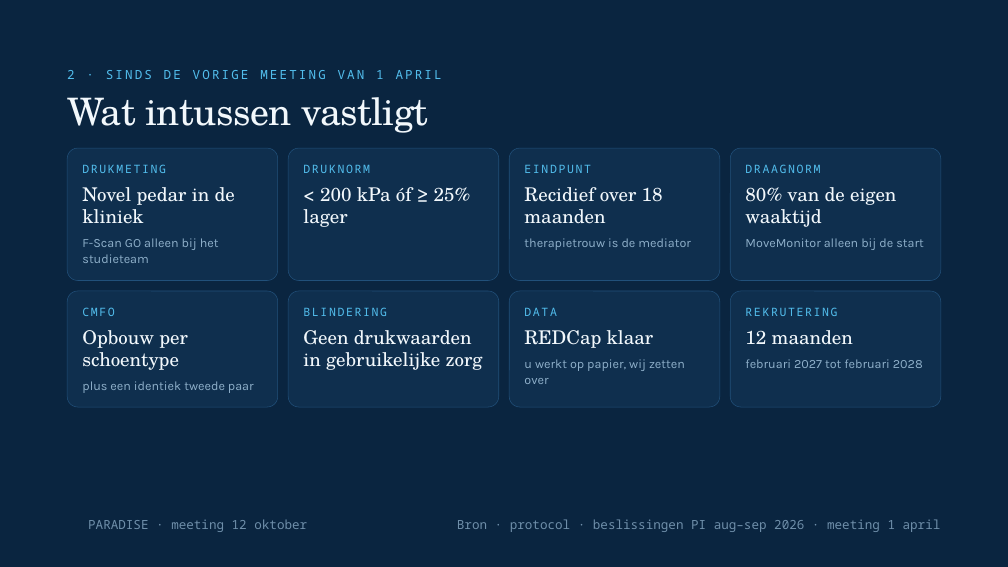
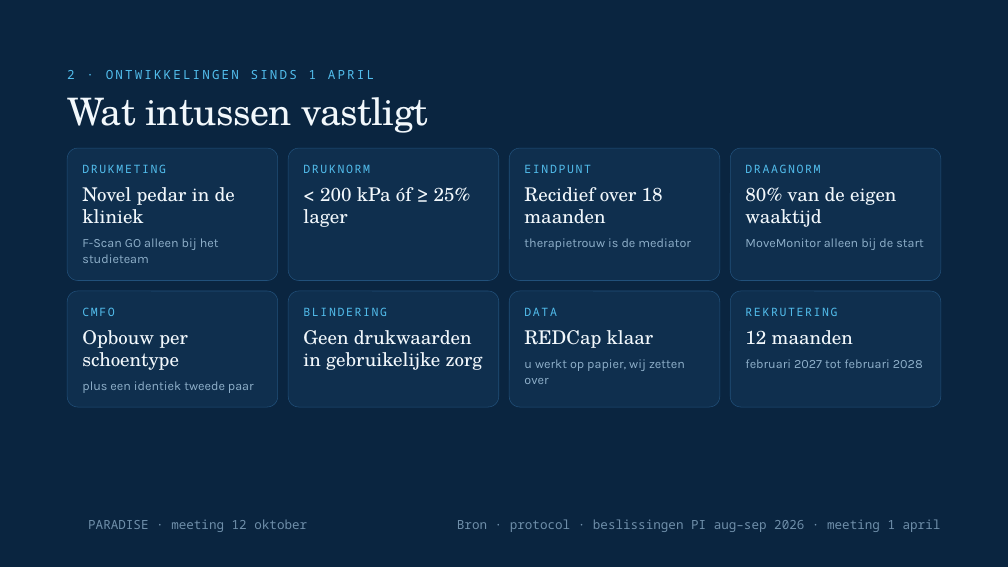
Before and after one commit to Dellfs/paradise-project, a slide deck: slide 7 of PARADISE_presentatie/webdecks/PARADISE_voetklinieken_12okt.pptx. Drawn at 1008x567 pixels with LibreOffice and Linux fonts; fonts in the diff are those of the drawing; background and template pictures are left out. Boxes give left, top, right and bottom in pixels: in the first picture for what was removed or moved away, otherwise in the second. Text is boxed around its words. In the diff, an @@ line names an element or a change of style, - is before the commit and + after.

```diff
--- a/PARADISE_presentatie/webdecks/PARADISE_voetklinieken_12okt.pptx
+++ b/PARADISE_presentatie/webdecks/PARADISE_voetklinieken_12okt.pptx
@@ text at bbox=[67, 70, 374, 79]: text changed @@
-2 · SINDS DE VORIGE MEETING VAN 1 APRIL
+2 · ONTWIKKELINGEN SINDS 1 APRIL
```
Also in this commit, not shown: 10 other slides changed.
